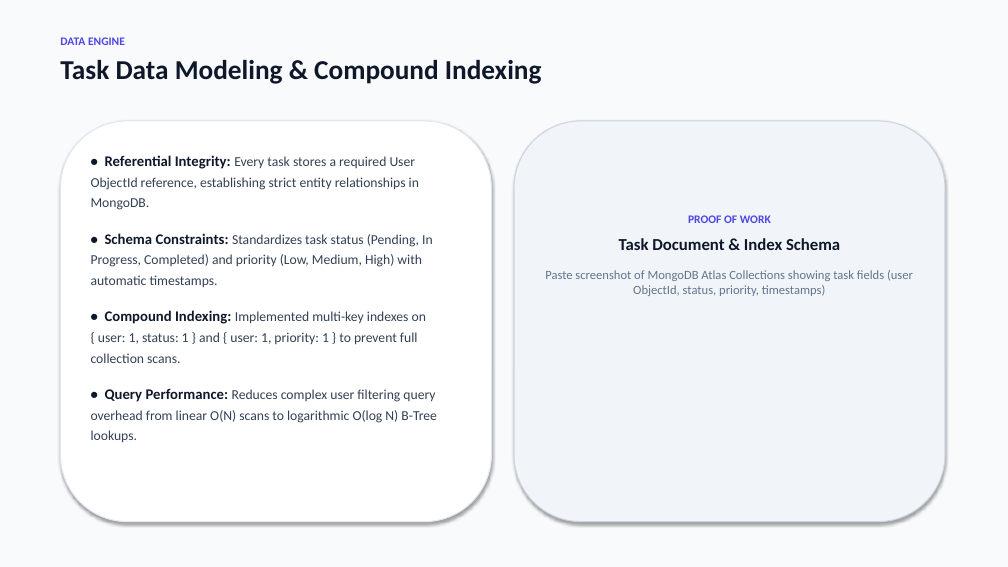
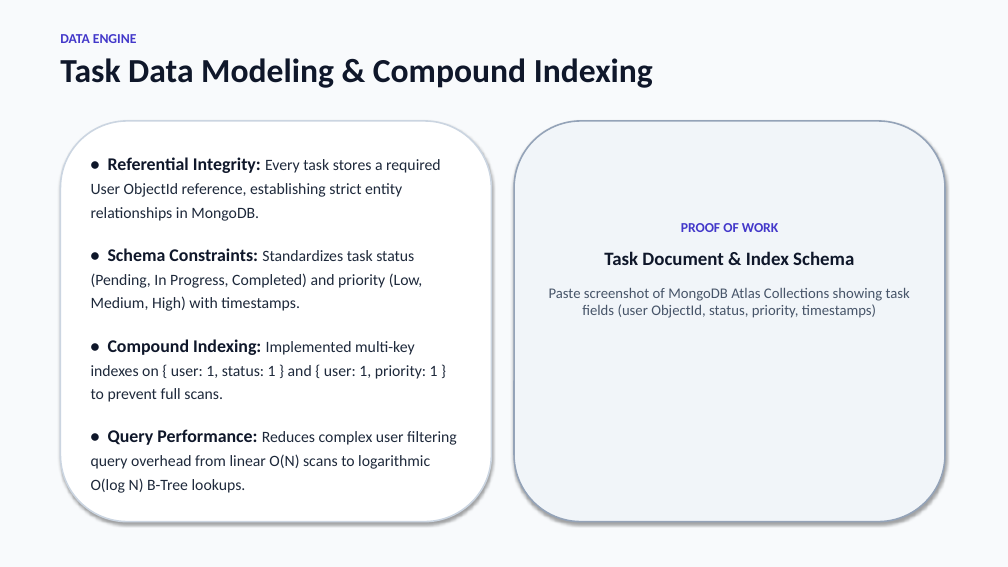
Before and after one commit to tejasvijain09/TaskFlow, a slide deck: slide 6 of TaskFlow_Presentation.pptx. Drawn at 1008x567 pixels with LibreOffice and Linux fonts; fonts in the diff are those of the drawing. Boxes give left, top, right and bottom in pixels: in the first picture for what was removed or moved away, otherwise in the second. Text is boxed around its words. In the diff, an @@ line names an element or a change of style, - is before the commit and + after.

```diff
--- a/TaskFlow_Presentation.pptx
+++ b/TaskFlow_Presentation.pptx
@@ text "DATA ENGINE" at (x1=60, y1=34, x2=653, y2=88): size 11 to 13 pt, text colour #4F46E5 to #4338CA in "DATA ENGINE"; size 26 to 32 pt in "Task Data Modeling & Compound Indexing"; less space between paragraphs @@
@@ rounded rectangle at (x1=60, y1=121, x2=492, y2=522): outline #E2E8F0 1 pt to #CBD5E1 1.5 pt @@
@@ rounded rectangle at (x1=514, y1=121, x2=945, y2=522): outline #CBD5E1 1 pt to #94A3B8 1.5 pt @@
@@ text at (x1=91, y1=157, x2=457, y2=493): size 14 to 17 pt in "• Referential Integrity:", "• Query Performance:"; size 13 to 15 pt, text colour #334155 to #1E293B in "Every task stores a required User ObjectId ...", "Reduces complex user filtering query overhead from ..."; more space between paragraphs @@
@@ text "PROOF OF WORK" moved from (x1=545, y1=215, x2=913, y2=296) to (x1=549, y1=223, x2=910, y2=318) @@
@@ text "PROOF OF WORK" at (x1=549, y1=223, x2=910, y2=318): size 11 to 13 pt, text colour #4F46E5 to #4338CA in "PROOF OF WORK"; size 16 to 18 pt in "Task Document & Index Schema"; size 12 to 14 pt, text colour #64748B to #475569 in "Paste screenshot of MongoDB Atlas Collections showing ..."; more space between paragraphs @@
@@ text at (x1=91, y1=248, x2=438, y2=402): text changed; size 13 to 15 pt; text colour #334155 to #1E293B @@
-• Schema Constraints: Standardizes task status (Pending, In Progress, Completed) and priority (Low, Medium, High) with automatic timestamps.
-• Compound Indexing: Implemented multi-key indexes on { user: 1, status: 1 } and { user: 1, priority: 1 } to prevent full collection scans.
+• Schema Constraints: Standardizes task status (Pending, In Progress, Completed) and priority (Low, Medium, High) with timestamps.
+• Compound Indexing: Implemented multi-key indexes on { user: 1, status: 1 } and { user: 1, priority: 1 } to prevent full scans.
```
Also in this commit, not shown: 8 other slides changed, 1 slide added, 2 other files.
